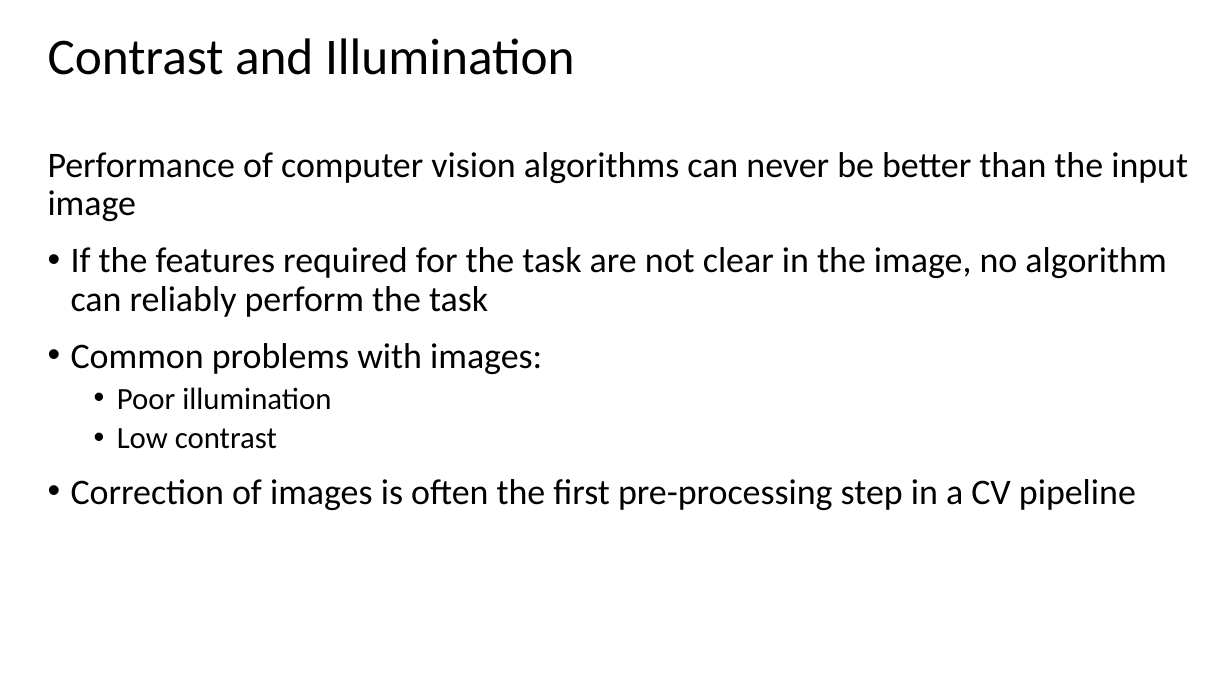
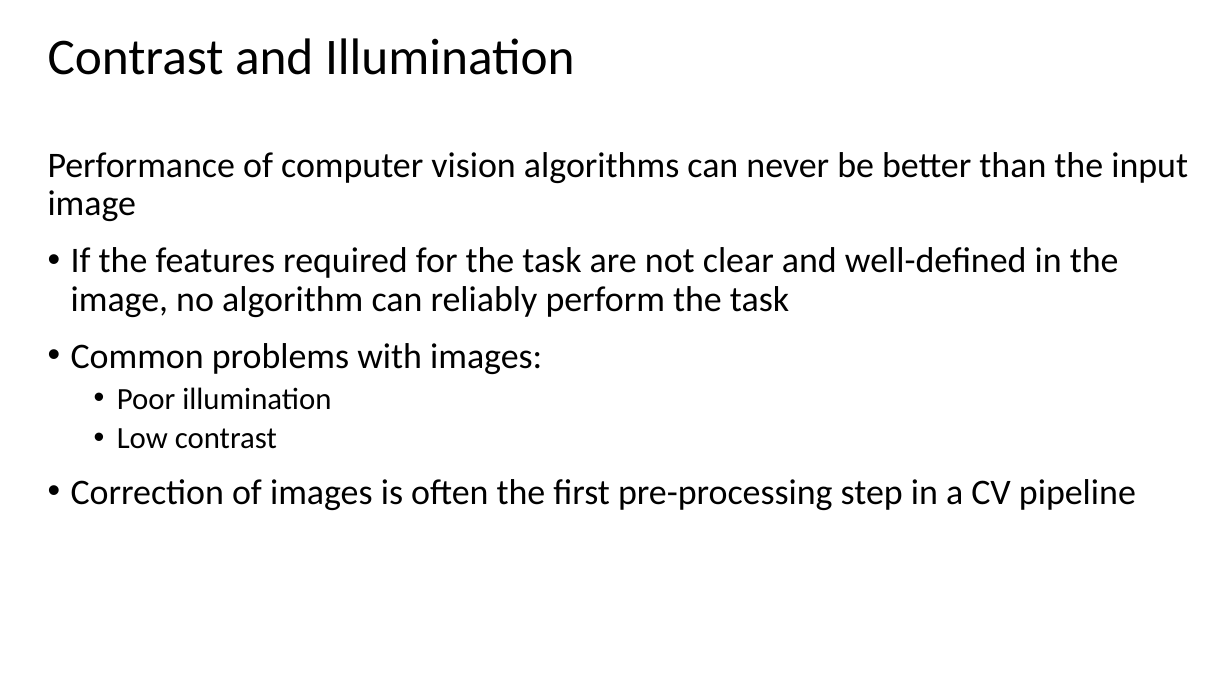
Before and after one commit to StephenElston/CSCI-E25, a slide deck: slide 39 of Slides/1_Introduction.pptx. Drawn at 1232x693 pixels with LibreOffice and Linux fonts; fonts in the diff are those of the drawing. Boxes give left, top, right and bottom in pixels: in the first picture for what was removed or moved away, otherwise in the second. Text is boxed around its words. In the diff, an @@ line names an element or a change of style, - is before the commit and + after.

```diff
--- a/Slides/1_Introduction.pptx
+++ b/Slides/1_Introduction.pptx
@@ text at bbox=[71, 247, 1119, 317]: text changed @@
-• If the features required for the task are not clear in the image, no algorithm can reliably perform the task
+• If the features required for the task are not clear and well-defined in the image, no algorithm can reliably perform the task
```
Also in this commit, not shown: 24 other slides changed.
